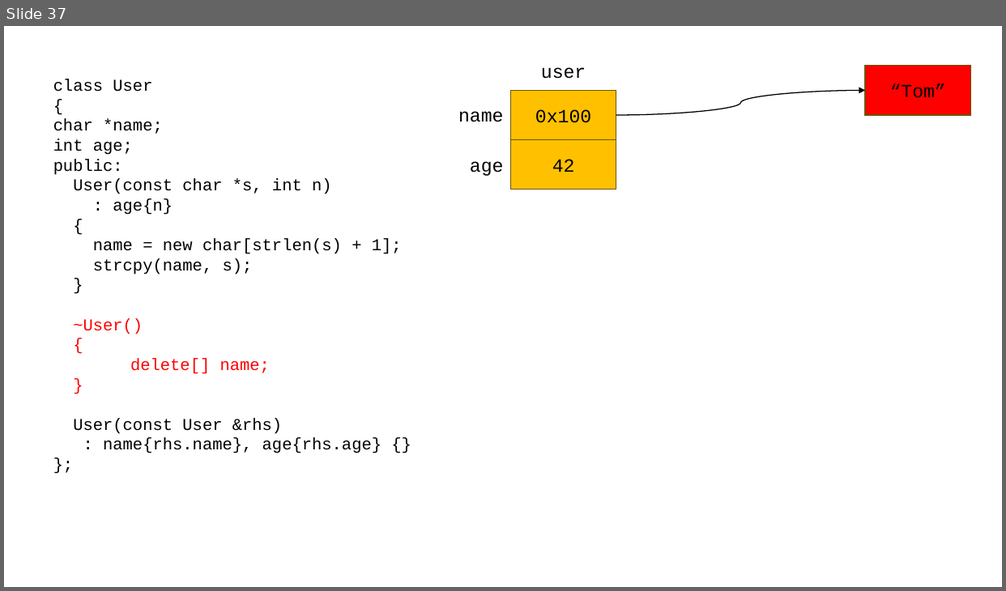
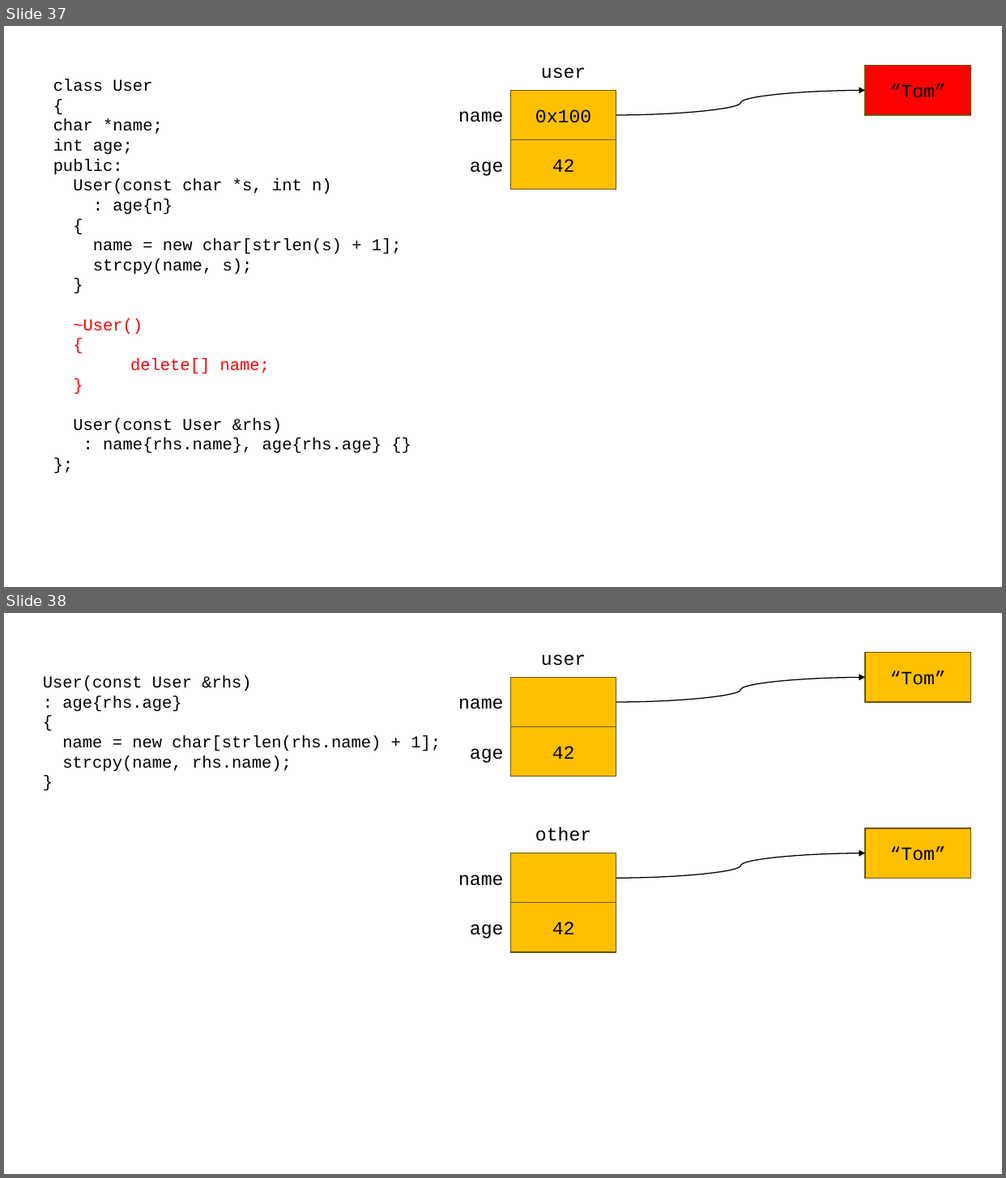
Before and after one commit to yoondev-classroom/cpp_250512, a slide deck: cpp_250512.pptx. Shown one above the other, each under a label of ours: slide 37 before the commit, slides 37 and 38 after it. The pictures are 1006x591 and 1006x1178 pixels, drawn with LibreOffice and Linux fonts; fonts in the diff are those of the drawing. Boxes give left, top, right and bottom in pixels: in the first picture for what was removed or moved away, otherwise in the second. Text is boxed around its words. In the diff, an @@ line names an element or a change of style, - is before the commit and + after.

```diff
--- a/cpp_250512.pptx
+++ b/cpp_250512.pptx
@@ slide 38 added at box(4, 613, 1002, 1174), background #FFFFFF @@
@@ text added at box(541, 654, 586, 666), 18 pt, text #000000 @@
+user
@@ rectangle added at box(866, 653, 971, 702), fill #FFC000, outline #705400 1 pt, 18 pt, text #000000 @@
+“Tom”
@@ text added at box(43, 676, 441, 772), 16 pt, text #000000 @@
+User(const User &rhs)
+: age{rhs.age}
+{
+name = new char[strlen(rhs.name) + 1];
+strcpy(name, rhs.name);
+}
@@ rectangle added at box(511, 677, 616, 726), fill #FFC000, outline #705400 1 pt @@
@@ curved arrow added from (616, 702) to (866, 677), #000000 1 pt @@
@@ text added at box(458, 698, 503, 709), 18 pt, text #000000 @@
+name
@@ rectangle added at box(511, 726, 616, 776), fill #FFC000, outline #705400 1 pt, 18 pt, text #000000 @@
+42
@@ text added at box(470, 748, 504, 763), 18 pt, text #000000 @@
+age
@@ text added at box(535, 828, 591, 841), 18 pt, text #000000 @@
+other
@@ rectangle added at box(866, 828, 971, 878), fill #FFC000, outline #705400 1 pt, 18 pt, text #000000 @@
+“Tom”
@@ rectangle added at box(511, 854, 616, 903), fill #FFC000, outline #705400 1 pt @@
@@ curved arrow added from (616, 878) to (866, 854), #000000 1 pt @@
@@ text added at box(458, 875, 503, 886), 18 pt, text #000000 @@
+name
@@ rectangle added at box(511, 903, 616, 952), fill #FFC000, outline #705400 1 pt, 18 pt, text #000000 @@
+42
@@ text added at box(470, 924, 504, 939), 18 pt, text #000000 @@
+age
```
Also in this commit, not shown: 8 other slides added, 2 other files.
